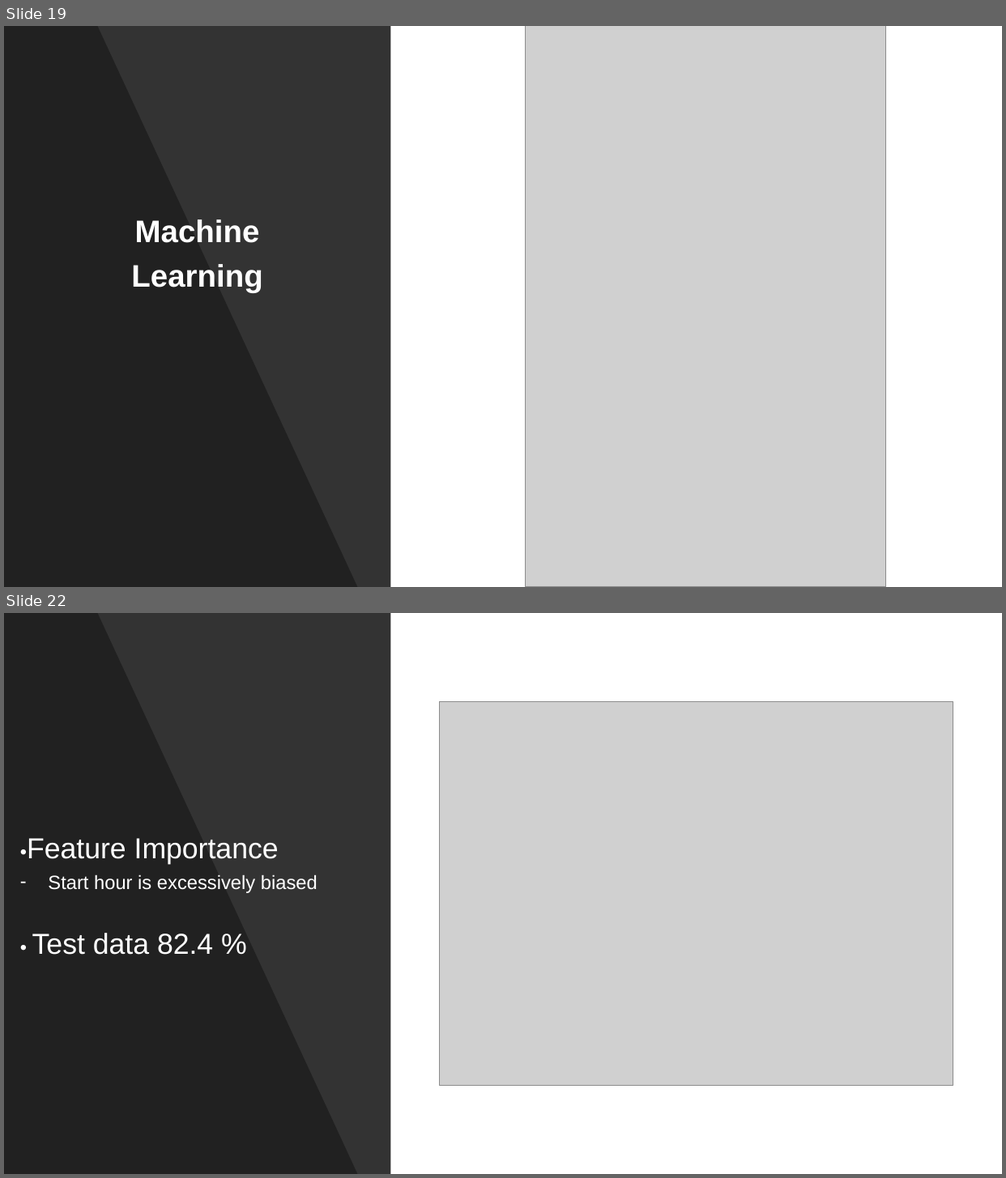
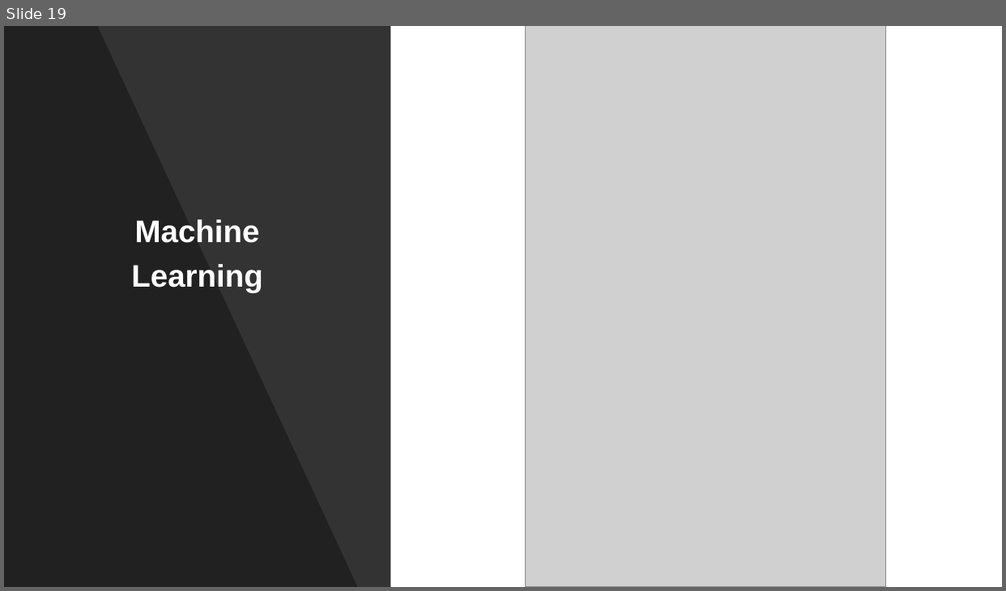
Before and after one commit to kkrlee/CitiBike-Capstone, a slide deck: Citi Bike.pptx. Shown one above the other, each under a label of ours: slides 19 and 22 before the commit, slide 19 after it; the slides between them are not shown. The pictures are 1006x1178 and 1006x591 pixels, drawn with LibreOffice and Linux fonts; fonts in the diff are those of the drawing; grey boxes stand for pictures. Boxes give left, top, right and bottom in pixels: in the first picture for what was removed or moved away, otherwise in the second. Text is boxed around its words. In the diff, an @@ line names an element or a change of style, - is before the commit and + after.

```diff
--- a/Citi Bike.pptx
+++ b/Citi Bike.pptx
@@ slide 22 removed at (x1=4, y1=613, x2=1002, y2=1174), background #FFFFFF @@
@@ rectangle removed at (x1=4, y1=613, x2=391, y2=1174) @@
@@ freeform shape removed at (x1=4, y1=613, x2=357, y2=1174) @@
@@ picture removed at (x1=440, y1=702, x2=953, y2=1086) @@
@@ subtitle removed at (x1=27, y1=838, x2=317, y2=955) @@
-•Feature Importance
-– Start hour is excessively biased
-• Test data 82.4 %
```
Also in this commit, not shown: 7 slides changed, 3 slides added, 4 other slides removed, 1 other file.
